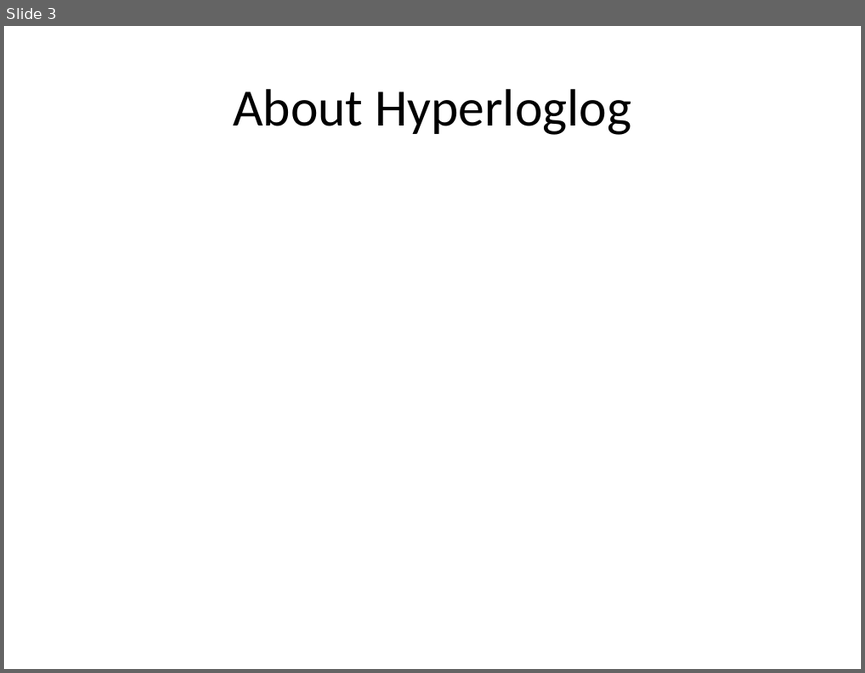
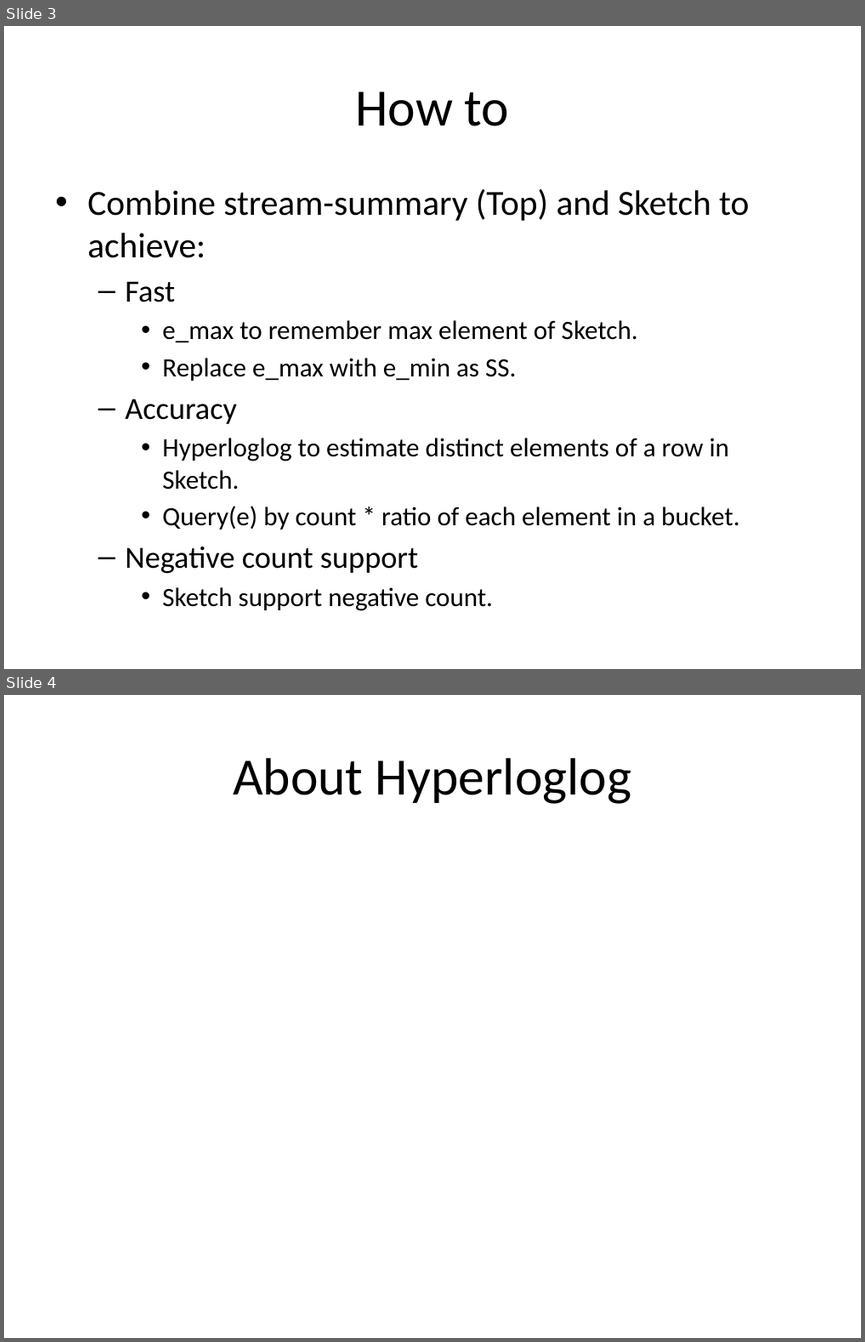
Before and after one commit to peropero1/Python, a slide deck: result/report.pptx. Shown one above the other, each under a label of ours: slide 3 before the commit, slides 3 and 4 after it. The pictures are 865x673 and 865x1342 pixels, drawn with LibreOffice and Linux fonts; fonts in the diff are those of the drawing; grey boxes stand for pictures. Boxes give left, top, right and bottom in pixels: in the first picture for what was removed or moved away, otherwise in the second. Text is boxed around its words. In the diff, an @@ line names an element or a change of style, - is before the commit and + after.

```diff
--- a/result/report.pptx
+++ b/result/report.pptx
@@ slide 3 added at bbox=[4, 26, 861, 669], background #FFFFFF @@
@@ title added at bbox=[355, 91, 509, 126], 44 pt, text #000000 @@
+How to
@@ text added at bbox=[87, 189, 749, 611], 22.2 pt, text #000000 @@
+• Combine stream-summary (Top) and Sketch to achieve:
+  – Fast
+    • e_max to remember max element of Sketch.
+    • Replace e_max with e_min as SS.
+  – Accuracy
+    • Hyperloglog to estimate distinct elements of a row in Sketch.
+    • Query(e) by count * ratio of each element in a bucket.
+  – Negative count support
+    • Sketch support negative count.
@@ what was slide 3 is now slide 4 @@
```
Also in this commit, not shown: 5 other slides added, 19 other files.
